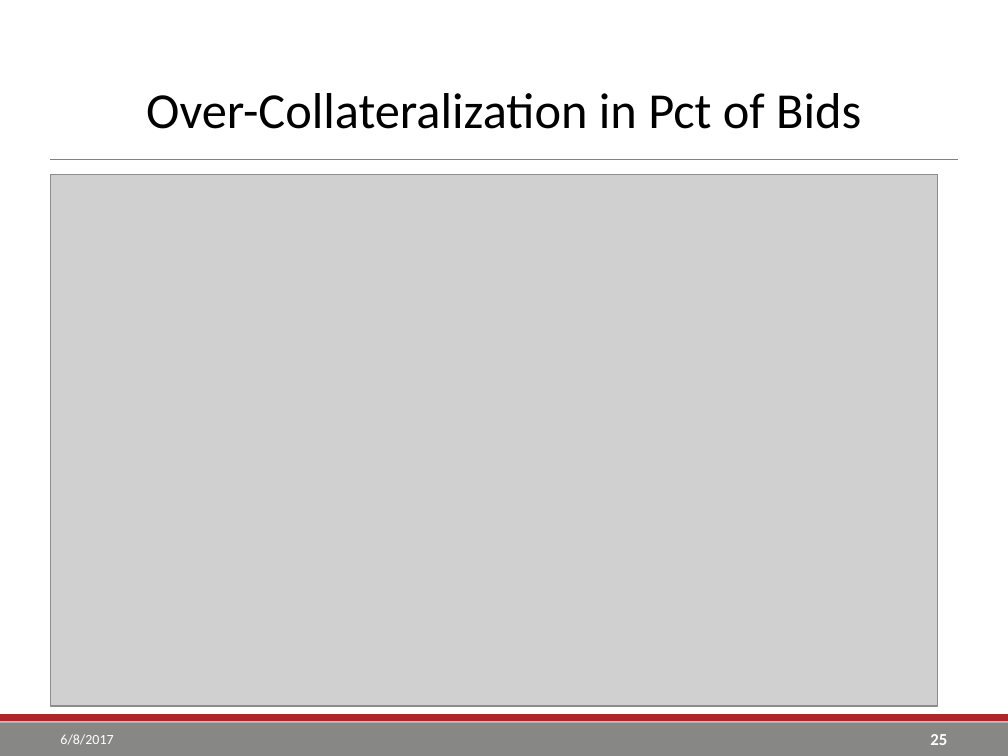
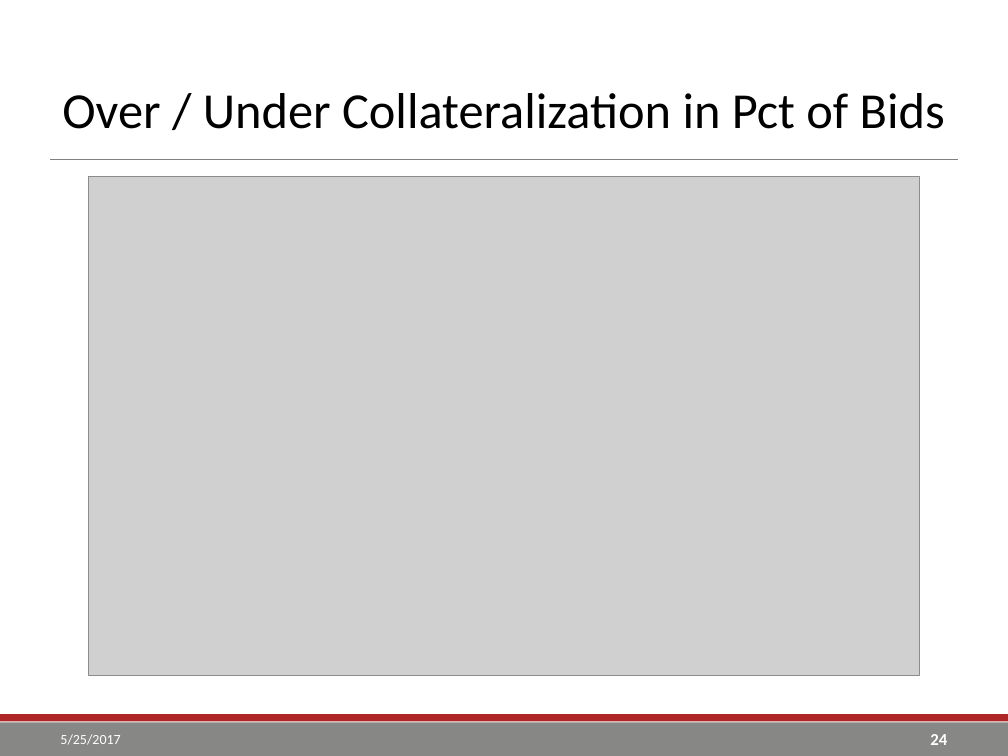
Before and after one commit to go-yohan/sppcredit, a slide deck: slide 24 of ppt/SPP TCR Reference Price Calculation.pptx (slide 25 before the commit). Drawn at 1008x756 pixels with LibreOffice and Linux fonts; fonts in the diff are those of the drawing; grey boxes stand for pictures; background and template pictures are left out. Boxes give left, top, right and bottom in pixels: in the first picture for what was removed or moved away, otherwise in the second. Text is boxed around its words. In the diff, an @@ line names an element or a change of style, - is before the commit and + after.

```diff
--- a/ppt/SPP TCR Reference Price Calculation.pptx
+++ b/ppt/SPP TCR Reference Price Calculation.pptx
@@ title at (x1=62, y1=93, x2=945, y2=129): text changed @@
-Over-Collateralization in Pct of Bids
+Over / Under Collateralization in Pct of Bids
@@ picture resized from (x1=50, y1=174, x2=937, y2=707) to (x1=89, y1=176, x2=920, y2=675) @@
@@ text at (x1=60, y1=734, x2=120, y2=745): text changed @@
-6/8/2017
+5/25/2017
@@ page number at (x1=930, y1=734, x2=947, y2=745): text changed @@
-25
+24
```
Also in this commit, not shown: 34 other slides changed, 2 slides added, 21 slides removed, 8 other files.
